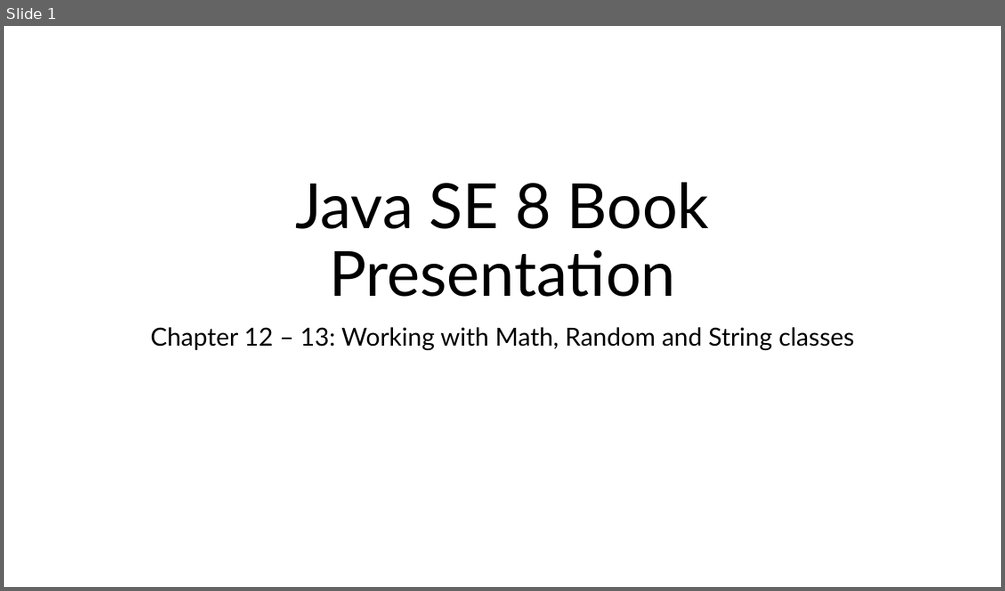
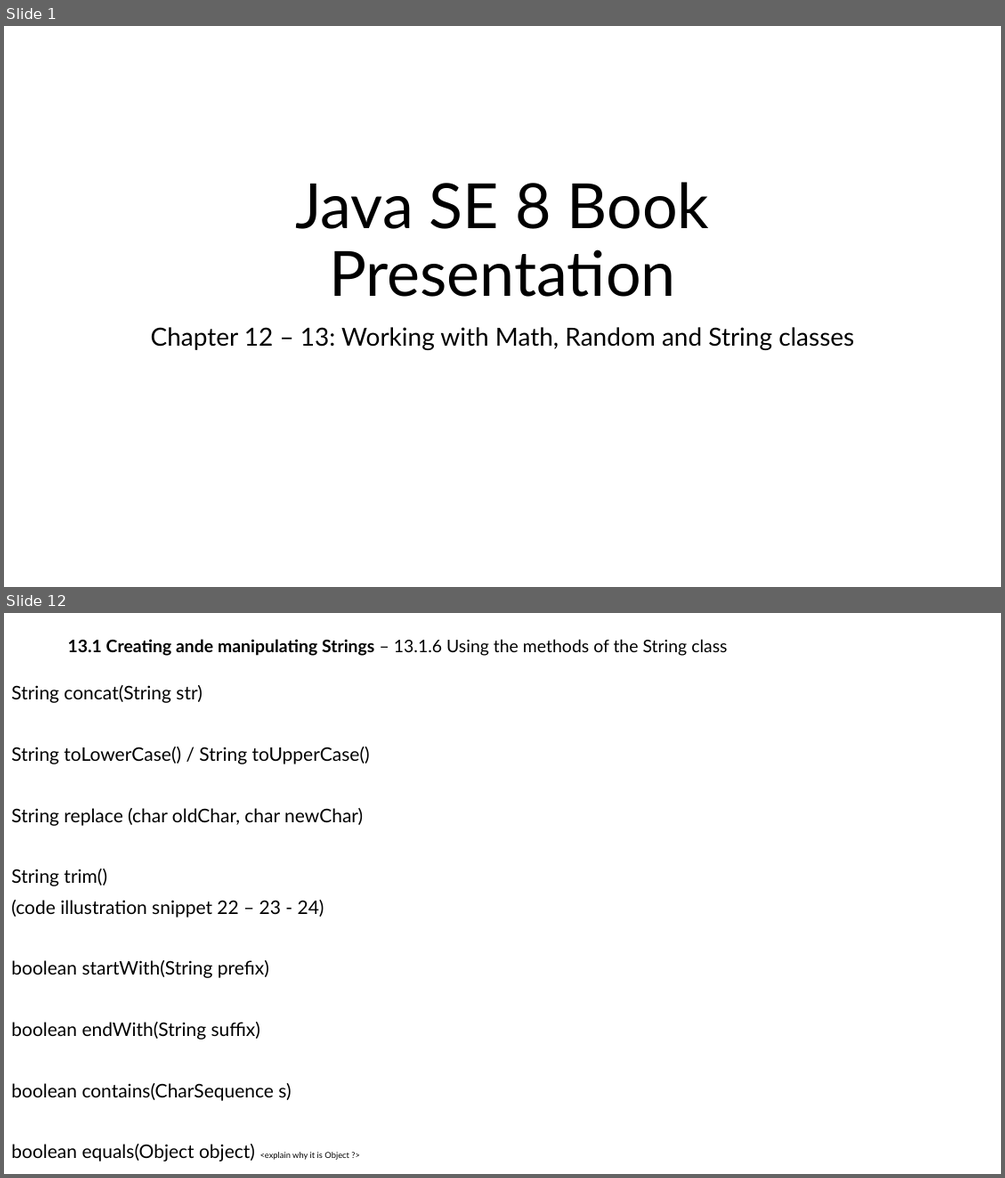
Before and after one commit to MaiDinhVinh/CS-Java, a slide deck: Java SE 8 Teaching Material/Chapter 12 + 13 - Working with Math, Random and String classes/Chapter 12 + 13 - Working with Math, Random and String classes.pptx. Shown one above the other, each under a label of ours: slide 1 before the commit, slides 1 and 12 after it; the slides between them are not shown. The pictures are 1005x591 and 1005x1178 pixels, drawn with LibreOffice and Linux fonts; fonts in the diff are those of the drawing. Boxes give left, top, right and bottom in pixels: in the first picture for what was removed or moved away, otherwise in the second. Text is boxed around its words. In the diff, an @@ line names an element or a change of style, - is before the commit and + after.

```diff
--- a/Java SE 8 Teaching Material/Chapter 12 + 13 - Working with Math, Random and String classes/Chapter 12 + 13 - Working with Math, Random and String classes.pptx
+++ b/Java SE 8 Teaching Material/Chapter 12 + 13 - Working with Math, Random and String classes/Chapter 12 + 13 - Working with Math, Random and String classes.pptx
@@ slide 12 added at <box>4,613,1001,1174</box>, background #FFFFFF @@
@@ subtitle added at <box>68,639,727,656</box>, 16.6 pt, text #000000 @@
+13.1 Creating ande manipulating Strings – 13.1.6 Using the methods of the String class
@@ text added at <box>11,685,370,1161</box>, 18 pt, text #000000 @@
+String concat(String str)
+String toLowerCase() / String toUpperCase()
+String replace (char oldChar, char newChar)
+String trim()
+(code illustration snippet 22 – 23 - 24)
+boolean startWith(String prefix)
+boolean endWith(String suffix)
+boolean contains(CharSequence s)
+boolean equals(Object object) <explain why it is Object ?>
```
Also in this commit, not shown: 1 slide changed, 13 other slides added.
